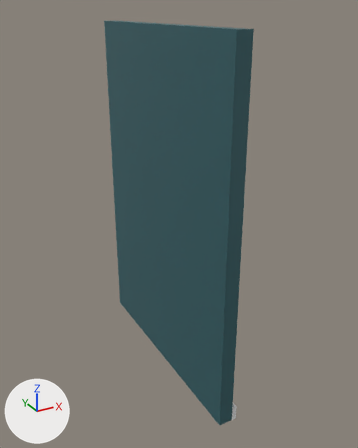
Two versions of the glTF model assets/models/Wall_office.glb, one commit apart.
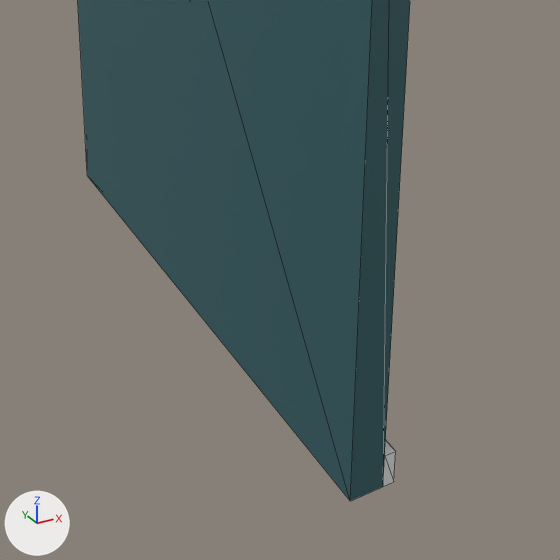
There are two pictures of each version: one whole from a camera (50 mm lens) standing at (-1.74, -3.4, 2.99) and looking at (0.08, -0.1, 1.33), one close up on the part from 24% to 83% of the width and 53% to 100% of the height. Arrows for +X, +Y and +Z are at lower left; the lights stay in place. The first two pictures are the older version. The close-ups show mesh edges as thin lines. Where no turn or scale is listed for an object, it has been applied to the vertices. Vertices at exactly the same position are counted once.

In view in the first close-up: 'Base Wall', 'Baseboard'.
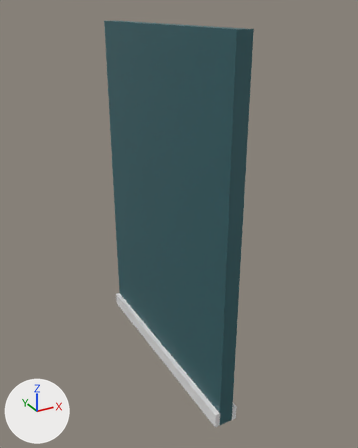
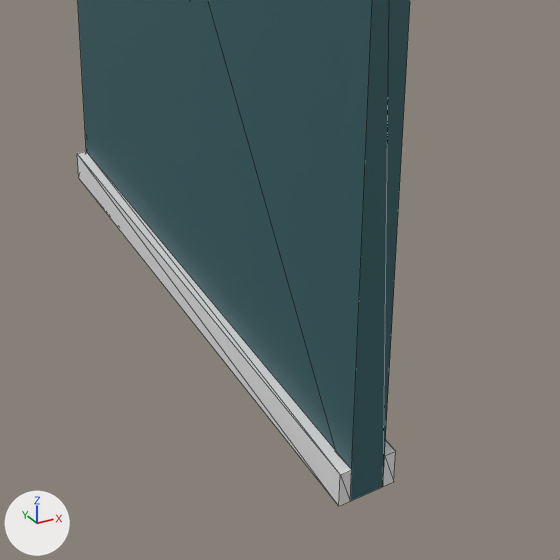
The change in detail:
me_cube_012 is used by ob_baseboard; location (0.078, 0.0, 0.06).
me_cube_012 had 8 vertices, 12 faces and spanned x -0.02..0.02, y -1.0..1.0, z -0.06..0.06.
me_cube_012 now has 16 vertices, 24 faces and spans x -0.17..0.02, y -1.0..1.0, z -0.06..0.06.
me_cube_012 part 1: a new loose piece, a box spanning x -0.175..-0.135, y -1.0..1.0, z -0.06..0.06, in mat_baseboard_texture (white #e7e7e7).

Pixel boxes (x1, y1, x2, y2) of what changed, in the close-ups (560 x 560 px):
'Baseboard', reshaped: before (383, 440, 396, 486); after (77, 151, 396, 506)
part 1 of me_cube_012, added: after (77, 151, 352, 506)
